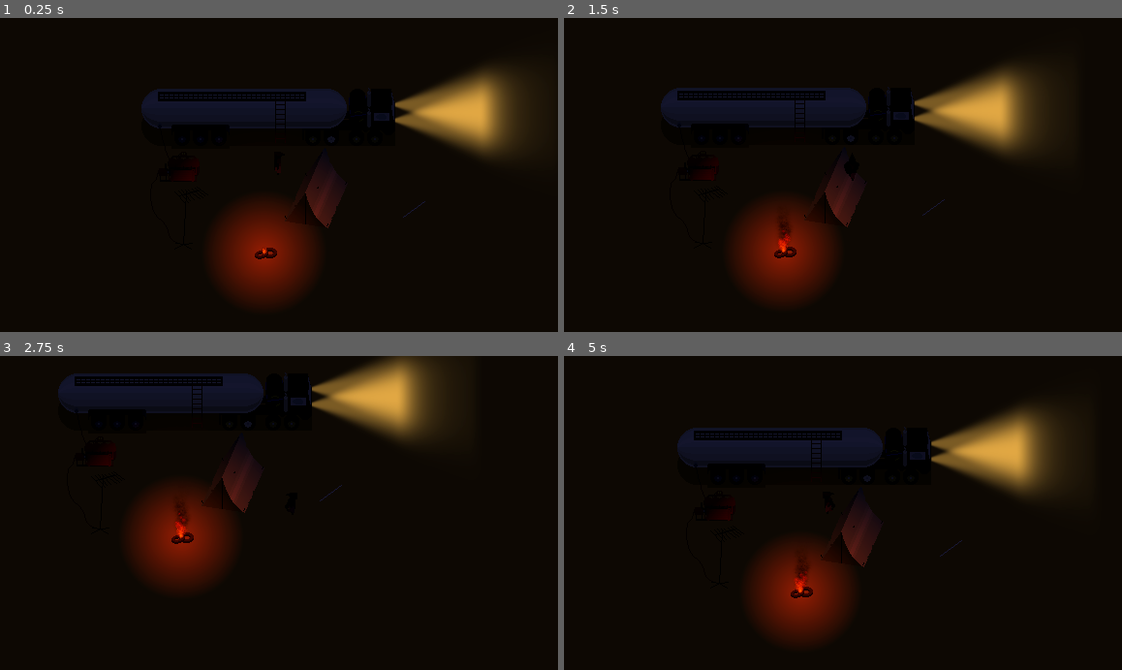
Above: before the commit, frames 1-4 (two rows, left to right).
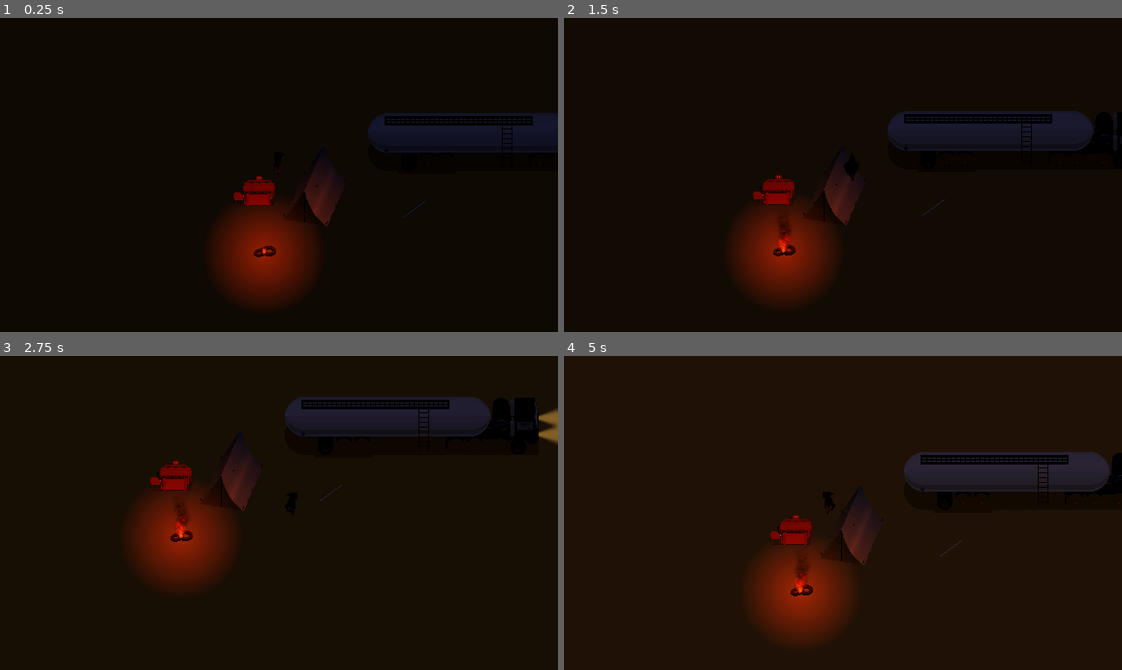
Above: after the commit, the same moments.

Repository: EptesicusDev/ViveLeFeu
Game: Godot game, scene res://level.tscn
Same seed, same stepped clock (60 frames per second), same inputs: the game is played once before the commit and once after it. This scene is started directly instead of the project's main scene.
Inputs (mouse positions are in pixels of both pictures, inside the frame that each line leads up to):
- Up to frame 1 (0.25 s): no input
- Up to frame 2 (1.5 s): tap Enter at 0.5 s; move the mouse to (965, 159) at 0.52 s; hold D (right) 0.53-1.28 s; tap E (action) at 0.6 s; tap H (home) at 0.8, 1.35 s; move the mouse to (731, 190) at 1.27 s; hold S (down) from 1.28 s (still down)
- Up to frame 3 (2.75 s): tap Tab (player_list) at 1.55, 2.1 s; move the mouse to (334, 443) at 2.02 s; release S (down) at 2.03 s; hold D (right) from 2.03 s (still down); tap E (action) at 2.3 s
- Up to frame 4 (5 s): move the mouse to (815, 575) at 2.77 s; release D (right) at 2.78 s; hold W (up) 2.78-3.53 s; tap E (action) at 2.85, 4.55 s; tap H (home) at 3.05, 4.35 s; move the mouse to (1010, 560) at 3.52 s; hold A (left) from 3.53 s (still down); click (1010, 560) at 3.6 s; tap Tab (player_list) at 3.8 s; tap Escape (escape) at 4.15 s; move the mouse to (675, 465) at 4.27 s

The runs differ from the first frame. In frame 1, 10% of the frame differs, in the area x 25-100%, y 15-77%; in frame 2, 10%; in frame 3, 10%; in frame 4, 14%, in the area x 20-100%, y 17-78%.
Error after the commit: Attempt to call function 'add_child' in base 'null instance' on a null instance. (res://scripts/ui/stack/stack.gd:21)

Commit message:
build: action stack and truck door

Diff:
--- a/ambience.tscn
+++ b/ambience.tscn
@@ -43,7 +43,6 @@
 [node name="Ambience" type="CanvasModulate"]
 color = Color(0.133333, 0.141176, 0.258824, 1)
 script = ExtResource("1_glrpl")
-day_night_cycle = false
 
 [node name="AnimationPlayer" type="AnimationPlayer" parent="."]
 libraries = {
--- a/fire.tscn
+++ b/fire.tscn
@@ -95,6 +95,21 @@
 scale_curve = SubResource("CurveTexture_hmcrl")
 color_ramp = SubResource("GradientTexture1D_mp5m7")
 
+[sub_resource type="Animation" id="Animation_djdqb"]
+length = 0.001
+tracks/0/type = "value"
+tracks/0/imported = false
+tracks/0/enabled = true
+tracks/0/path = NodePath("Shadow:texture_scale")
+tracks/0/interp = 1
+tracks/0/loop_wrap = true
+tracks/0/keys = {
+"times": PackedFloat32Array(0),
+"transitions": PackedFloat32Array(1),
+"update": 0,
+"values": [0.5]
+}
+
 [sub_resource type="Animation" id="Animation_6uoea"]
 resource_name = "dance"
 length = 0.5
@@ -112,21 +127,6 @@
 "values": [0.5, 0.52, 0.5, 0.48]
 }
 
-[sub_resource type="Animation" id="Animation_djdqb"]
-length = 0.001
-tracks/0/type = "value"
-tracks/0/imported = false
-tracks/0/enabled = true
-tracks/0/path = NodePath("Shadow:texture_scale")
-tracks/0/interp = 1
-tracks/0/loop_wrap = true
-tracks/0/keys = {
-"times": PackedFloat32Array(0),
-"transitions": PackedFloat32Array(1),
-"update": 0,
-"values": [0.5]
-}
-
 [sub_resource type="AnimationLibrary" id="AnimationLibrary_13nvr"]
 _data = {
 "RESET": SubResource("Animation_djdqb"),
@@ -134,13 +134,16 @@
 }
 
 [node name="Fire" type="Node2D"]
+y_sort_enabled = true
 
 [node name="Light" type="PointLight2D" parent="."]
+y_sort_enabled = true
 color = Color(1, 0.172549, 0, 1)
 energy = 2.5
 texture = ExtResource("1_bjk8b")
 
 [node name="Shadow" type="PointLight2D" parent="."]
+y_sort_enabled = true
 color = Color(1, 0.184314, 0, 1)
 range_item_cull_mask = 2
 shadow_enabled = true
@@ -150,17 +153,20 @@
 texture_scale = 0.5
 
 [node name="Sparks" type="GPUParticles2D" parent="."]
+y_sort_enabled = true
 amount = 5
 process_material = SubResource("ParticleProcessMaterial_ano4r")
 texture = ExtResource("1_urtyh")
 lifetime = 0.6
 
 [node name="Smoke" type="GPUParticles2D" parent="."]
+y_sort_enabled = true
 process_material = SubResource("ParticleProcessMaterial_5yulg")
 texture = ExtResource("2_otsv0")
 lifetime = 1.5
 
 [node name="Fire" type="GPUParticles2D" parent="."]
+y_sort_enabled = true
 amount = 12
 process_material = SubResource("ParticleProcessMaterial_bsm6s")
 texture = ExtResource("1_hg0wl")
--- a/level.tscn
+++ b/level.tscn
@@ -1,54 +1,59 @@
-[gd_scene load_steps=9 format=3 uid="uid://efwjm4hfeqf2"]
+[gd_scene load_steps=10 format=3 uid="uid://efwjm4hfeqf2"]
 
 [ext_resource type="Script" path="res://scripts/level/level.gd" id="1_p4gvl"]
-[ext_resource type="PackedScene" uid="uid://binm00k088c8f" path="res://headlight.tscn" id="2_612m7"]
 [ext_resource type="Texture2D" uid="uid://dsjsxrjqvfc60" path="res://assets/world/test_area/ground.png" id="3_7ecrc"]
 [ext_resource type="PackedScene" uid="uid://c78mrrt0vvi1u" path="res://staff_item.tscn" id="3_ij2m7"]
 [ext_resource type="PackedScene" uid="uid://c4vvo6w46p806" path="res://fire.tscn" id="3_uy6cc"]
-[ext_resource type="Texture2D" uid="uid://bwohi3w8hnuht" path="res://assets/world/test_area/area_test2.png" id="4_g4ree"]
 [ext_resource type="PackedScene" uid="uid://ci57kqcnucp40" path="res://world_environment.tscn" id="5_e0u3r"]
+[ext_resource type="Texture2D" uid="uid://bx47vkiowttlp" path="res://assets/world/test_area/area_test3.png" id="5_fi55n"]
 [ext_resource type="PackedScene" uid="uid://j3l56vj0qgmo" path="res://ambience.tscn" id="6_w0b6h"]
+[ext_resource type="PackedScene" uid="uid://bficv2vb04vbc" path="res://truck.tscn" id="8_wygwl"]
+
+[sub_resource type="OccluderPolygon2D" id="OccluderPolygon2D_sigc5"]
+polygon = PackedVector2Array(-36, 66, 2, 66, 2, 60, 3, 60, 5, 57, 5, 52, -38, 52, -38, 60, -36, 60)
 
 [node name="World" type="Node"]
 script = ExtResource("1_p4gvl")
 
-[node name="Players" type="Node2D" parent="."]
+[node name="YSort" type="Node2D" parent="."]
 y_sort_enabled = true
+
+[node name="Players" type="Node2D" parent="YSort"]
+y_sort_enabled = true
+
+[node name="Truck" parent="YSort" instance=ExtResource("8_wygwl")]
+position = Vector2(231, 1)
 
 [node name="Collisions" type="StaticBody2D" parent="."]
 collision_mask = 0
 
-[node name="CollisionPolygon2D" type="CollisionPolygon2D" parent="Collisions"]
-polygon = PackedVector2Array(-116, 4, -134, -10, -134, -40, -116, -55, 128, -55, 128, 4, 10, 4, 18, -42, 36, -42, 36, -52, -117, -52, -117, -42, 1, -42, 9, 4, -43, 4, -43, 7, -103, 7, -103.062, 4)
-
 [node name="Lights" type="Node2D" parent="."]
 y_sort_enabled = true
-
-[node name="Headlight" parent="Lights" instance=ExtResource("2_612m7")]
-position = Vector2(128, -21)
-
-[node name="Headlight2" parent="Lights" instance=ExtResource("2_612m7")]
-position = Vector2(128, -37)
 
 [node name="Fire" parent="Lights" instance=ExtResource("3_uy6cc")]
 position = Vector2(-7, 114)
 
+[node name="Occluders" type="Node2D" parent="."]
+
+[node name="LightOccluder2D" type="LightOccluder2D" parent="Occluders"]
+occluder = SubResource("OccluderPolygon2D_sigc5")
+
 [node name="Ground" type="Sprite2D" parent="."]
 light_mask = 2
-z_index = -1
+z_index = -2
 z_as_relative = false
 scale = Vector2(3, 3)
 texture = ExtResource("3_7ecrc")
 
 [node name="Env" type="Sprite2D" parent="."]
 z_index = -1
-position = Vector2(-3, -24)
-texture = ExtResource("4_g4ree")
+position = Vector2(20, 1)
+texture = ExtResource("5_fi55n")
 offset = Vector2(0, 61)
 
 [node name="MultiplayerSpawner" type="MultiplayerSpawner" parent="."]
 _spawnable_scenes = PackedStringArray("res://player.tscn")
-spawn_path = NodePath("../Players")
+spawn_path = NodePath("../YSort/Players")
 spawn_limit = 4
 
 [node name="StaffItem" parent="." instance=ExtResource("3_ij2m7")]
--- a/multiplayer.tscn
+++ b/multiplayer.tscn
@@ -39,6 +39,8 @@
 [node name="Name" type="LineEdit" parent="UI/Net"]
 layout_mode = 2
 placeholder_text = "Name"
+max_length = 16
+caret_blink = true
 
 [node name="HBoxContainer" type="HBoxContainer" parent="UI/Net"]
 layout_mode = 2
@@ -71,9 +73,9 @@
 text = "Quit"
 
 [node name="CanvasLayer" type="CanvasLayer" parent="UI"]
+
+[node name="DarkFilter" type="ColorRect" parent="UI/CanvasLayer"]
 visible = false
-
-[node name="ColorRect" type="ColorRect" parent="UI/CanvasLayer"]
 anchors_preset = 15
 anchor_right = 1.0
 anchor_bottom = 1.0
@@ -123,6 +125,14 @@
 grow_vertical = 2
 alignment = 1
 
+[node name="Stack" type="VBoxContainer" parent="UI/CanvasLayer"]
+anchors_preset = 2
+anchor_top = 1.0
+anchor_bottom = 1.0
+offset_top = -3.0
+offset_right = 40.0
+grow_vertical = 0
+
 [connection signal="pressed" from="UI/Net/HBoxContainer/Host" to="." method="_on_host_pressed"]
 [connection signal="pressed" from="UI/Net/HBoxContainer/VBoxContainer/Connect" to="." method="_on_connect_pressed"]
 [connection signal="pressed" from="UI/Net/Quit2" to="." method="_on_quit_2_pressed"]
--- a/player.tscn
+++ b/player.tscn
@@ -380,8 +380,8 @@
 polygon = PackedVector2Array(-2, 2, 2, 2, 3, 0, 2, -2, -2, -2, -3, 0)
 
 [node name="Player" type="CharacterBody2D"]
-z_index = 2
 y_sort_enabled = true
+collision_layer = 3
 script = ExtResource("1_516kg")
 
 [node name="CollisionShape2D" type="CollisionShape2D" parent="."]
--- a/project.godot
+++ b/project.godot
@@ -17,6 +17,7 @@
 [autoload]
 
 PlayersManager="*res://scripts/multiplayer/players_manager.gd"
+Stack="*res://scripts/ui/stack/stack.gd"
 
 [display]
 
@@ -71,6 +72,11 @@
 "events": [Object(InputEventKey,"resource_local_to_scene":false,"resource_name":"","device":-1,"window_id":0,"alt_press …(182 unchanged characters)…
 ]
 }
+cancel={
+"deadzone": 0.5,
+"events": [Object(InputEventKey,"resource_local_to_scene":false,"resource_name":"","device":-1,"window_id":0,"alt_pressed":false,"shift_pressed":false,"ctrl_pressed":false,"meta_pressed":false,"pressed":false,"keycode":0,"physical_keycode":81,"key_label":0,"unicode":97,"echo":false,"script":null)
+]
+}
 
 [layer_names]
 
--- a/scripts/level/level.gd
+++ b/scripts/level/level.gd
@@ -33,10 +33,10 @@
 	var pos := Vector2.from_angle(randf() * 2 * PI)
 	character.position = Vector2(pos.x * SPAWN_RANDOM * randf(), 30 + pos.y * SPAWN_RANDOM * randf())
 	character.name = str(id)
-	$Players.add_child(character, true)
+	$YSort/Players.add_child(character, true)
 
 
 func del_player(id: int):
-	if not $Players.has_node(str(id)):
+	if not $YSort/Players.has_node(str(id)):
 		return
-	$Players.get_node(str(id)).queue_free()
+	$YSort/Players.get_node(str(id)).queue_free()
--- a/scripts/multiplayer/multiplayer.gd
+++ b/scripts/multiplayer/multiplayer.gd
@@ -3,6 +3,7 @@
 const PORT = 4433
 
 func _ready():
+	$UI/Net/Name.grab_focus()
 	multiplayer.connected_to_server.connect(connected_to_server)
 	multiplayer.peer_disconnected.connect(peer_disconnected_func)
 	# Start paused
@@ -20,17 +21,17 @@
 	if(event.is_action("escape") and Input.is_action_just_pressed("escape")):
 		if($UI/CanvasLayer/Pause.visible == false):
 			$UI/CanvasLayer/Pause.visible = true
-			$UI/CanvasLayer.visible = true
+			$UI/CanvasLayer/DarkFilter.visible = true
 		else:
 			$UI/CanvasLayer/Pause.visible = false
-			$UI/CanvasLayer.visible = false
+			$UI/CanvasLayer/DarkFilter.visible = false
 	if(event.is_action("player_list") and Input.is_action_just_pressed("player_list")):
 		# TODO update players ping
 		$UI/CanvasLayer/PlayerList.visible = true
-		$UI/CanvasLayer.visible = true
+		$UI/CanvasLayer/DarkFilter.visible = true
 	if(event.is_action("player_list") and Input.is_action_just_released("player_list")):
 		$UI/CanvasLayer/PlayerList.visible = false
-		$UI/CanvasLayer.visible = false
+		$UI/CanvasLayer/DarkFilter.visible = false
 	# Only host can trigger what is bellow this
 	if(not multiplayer.is_server()):
 		return
@@ -121,7 +122,7 @@
 
 func _on_resume_pressed():
 	$UI/CanvasLayer/Pause.visible = false
-	$UI/CanvasLayer.visible = false
+	$UI/CanvasLayer/DarkFilter.visible = false
 
 
 func _on_back_pressed():
--- a/scripts/player/player.gd
+++ b/scripts/player/player.gd
@@ -101,8 +101,16 @@
 func _on_collision_scanner_body_entered(body):
 	if(body is Staff):
 		nearest_staff = body
+		Stack.row = {
+			"id" = str(body.get_instance_id()),
+			"text" = "Pick staff",
+		}
 
 
 func _on_collision_scanner_body_exited(body):
 	if(body == nearest_staff):
 		nearest_staff = null
+		Stack.row = {
+			"id" = str(body.get_instance_id()),
+			"text" = "",
+		}
--- /dev/null
+++ b/scripts/truc/truck.gd
@@ -0,0 +1,32 @@
+extends CharacterBody2D
+class_name Vehicule
+
+
+@onready var driver_seat_position = $DriverSeat.position
+
+var wheels: Array = []
+var speed: float = 0
+
+
+func _ready() -> void:
+	for wheel in $Wheels.get_children():
+		wheels.append(wheel)
+	wheels.sort_custom(func (a: Wheel, b: Wheel): return a.position.x < b.position.x)
+
+
+func _on_door_body_entered(body):
+	if body is Player:
+		$Door/AnimatedSprite2D.play("open")
+		Stack.row = {
+			"id" = str(body.get_instance_id()),
+			"text" = "Get in",
+		}
+
+
+func _on_door_body_exited(body):
+	if body is Player:
+		$Door/AnimatedSprite2D.play_backwards("open")
+		Stack.row = {
+			"id" = str(body.get_instance_id()),
+			"text" = "",
+		}
--- /dev/null
+++ b/scripts/ui/stack/stack.gd
@@ -0,0 +1,25 @@
+extends Node
+
+
+@onready var container = get_tree().root.get_node("Multiplayer/UI/CanvasLayer/Stack")
+
+var row = {
+	"id" = "",
+	"text" = "",
+	}:
+	set(value):
+		if(value.text == ""):
+			remove_row(value.id)
+		else:
+			add_row(value)
+
+
+func add_row(value) -> void:
+	var label = Label.new()
+	label.text = value.text
+	label.name = value.id
+	container.add_child(label)
+
+
+func remove_row(id: String) -> void:
+	container.get_node(id).queue_free()
--- /dev/null
+++ b/scripts/wheel/wheel.gd
@@ -0,0 +1,29 @@
+extends Sprite2D
+class_name Wheel
+
+
+@export var parent_vehicule: Vehicule
+@export var maximum_wheel_bump_time: float = 1
+
+var frame_amount: int
+
+
+func _ready() -> void:
+	var rand = RandomNumberGenerator.new()
+	frame_amount = hframes * vframes - 1 # frames start with an index of 0 therefore the '-1'
+	frame = rand.randi_range(0, frame_amount)
+
+
+func _process(_delta: float) -> void:
+	if(parent_vehicule.speed > 0): # Truck is rolling
+		next_frame()
+
+
+func hit_bump() -> void:
+	offset.y -= 1
+	await get_tree().create_timer(clampf(maximum_wheel_bump_time - parent_vehicule.speed, 0, maximum_wheel_bump_time)).timeout
+	offset.y += 1
+
+
+func next_frame() -> void:
+	frame = (frame + 1) % frame_amount
--- a/sphere.tscn
+++ /dev/null
@@ -1,37 +0,0 @@
-[gd_scene load_steps=5 format=3 uid="uid://c6br8h3si2ypg"]
-
-[sub_resource type="PhysicsMaterial" id="PhysicsMaterial_mp5c4"]
-friction = 0.0
-bounce = 1.0
-
-[sub_resource type="SphereMesh" id="SphereMesh_deuj3"]
-
-[sub_resource type="SphereShape3D" id="SphereShape3D_h6jr2"]
-
-[sub_resource type="SceneReplicationConfig" id="SceneReplicationConfig_q1o6k"]
-properties/0/path = NodePath(".:linear_velocity")
-properties/0/spawn = true
-properties/0/replication_mode = 1
-properties/1/path = NodePath(".:angular_velocity")
-properties/1/spawn = true
-properties/1/replication_mode = 1
-properties/2/path = NodePath(".:position")
-properties/2/spawn = true
-properties/2/replication_mode = 1
-properties/3/path = NodePath(".:rotation")
-properties/3/spawn = true
-properties/3/replication_mode = 1
-
-[node name="Sphere" type="RigidBody3D"]
-transform = Transform3D(1, 0, 0, 0, 1, 0, 0, 0, 1, 0, 2.42886, 0)
-physics_material_override = SubResource("PhysicsMaterial_mp5c4")
-
-[node name="MeshInstance3D" type="MeshInstance3D" parent="."]
-mesh = SubResource("SphereMesh_deuj3")
-skeleton = NodePath("../CollisionShape3D")
-
-[node name="CollisionShape3D" type="CollisionShape3D" parent="."]
-shape = SubResource("SphereShape3D_h6jr2")
-
-[node name="MultiplayerSynchronizer" type="MultiplayerSynchronizer" parent="."]
-replication_config = SubResource("SceneReplicationConfig_q1o6k")
--- a/staff_item.tscn
+++ b/staff_item.tscn
@@ -7,6 +7,8 @@
 size = Vector2(2.77925, 28.5802)
 
 [node name="StaffItem" type="StaticBody2D"]
+z_index = -1
+z_as_relative = false
 position = Vector2(149, 69)
 rotation = 4.71239
 collision_layer = 2
@@ -19,5 +21,4 @@
 shape = SubResource("RectangleShape2D_kx2vo")
 
 [node name="Sprite2D" type="Sprite2D" parent="."]
-z_as_relative = false
 texture = ExtResource("2_5wsfs")
--- /dev/null
+++ b/truck.tscn
@@ -0,0 +1,105 @@
+[gd_scene load_steps=14 format=3 uid="uid://bficv2vb04vbc"]
+
+[ext_resource type="PackedScene" uid="uid://binm00k088c8f" path="res://headlight.tscn" id="1_eicwj"]
+[ext_resource type="Script" path="res://scripts/truc/truck.gd" id="1_jvwuj"]
+[ext_resource type="Texture2D" uid="uid://c3grvddad6sx3" path="res://assets/truck/truck_shadow.png" id="2_j61mo"]
+[ext_resource type="PackedScene" uid="uid://cgq3g3rcjdkui" path="res://wheel.tscn" id="3_tpian"]
+[ext_resource type="Texture2D" uid="uid://ck1qomiih57cn" path="res://assets/truck/truck.png" id="4_h0dey"]
+[ext_resource type="Texture2D" uid="uid://bfx5tlc3o6tfx" path="res://assets/truck/truck_door.png" id="6_nm1s6"]
+
+[sub_resource type="RectangleShape2D" id="RectangleShape2D_x323p"]
+size = Vector2(262, 38)
+
+[sub_resource type="CircleShape2D" id="CircleShape2D_ebtjw"]
+radius = 12.0416
+
+[sub_resource type="AtlasTexture" id="AtlasTexture_io0xl"]
+atlas = ExtResource("6_nm1s6")
+region = Rect2(0, 0, 262, 63)
+
+[sub_resource type="AtlasTexture" id="AtlasTexture_lmff1"]
+atlas = ExtResource("6_nm1s6")
+region = Rect2(262, 0, 262, 63)
+
+[sub_resource type="AtlasTexture" id="AtlasTexture_rb1l5"]
+atlas = ExtResource("6_nm1s6")
+region = Rect2(0, 63, 262, 63)
+
+[sub_resource type="AtlasTexture" id="AtlasTexture_3olmt"]
+atlas = ExtResource("6_nm1s6")
+region = Rect2(262, 63, 262, 63)
+
+[sub_resource type="SpriteFrames" id="SpriteFrames_ulh8x"]
+animations = [{
+"frames": [{
+"duration": 1.0,
+"texture": SubResource("AtlasTexture_io0xl")
+}, {
+"duration": 1.0,
+"texture": SubResource("AtlasTexture_lmff1")
+}, {
+"duration": 1.0,
+"texture": SubResource("AtlasTexture_rb1l5")
+}, {
+"duration": 1.0,
+"texture": SubResource("AtlasTexture_3olmt")
+}],
+"loop": false,
+"name": &"open",
+"speed": 18.0
+}]
+
+[node name="Truck" type="CharacterBody2D"]
+y_sort_enabled = true
+script = ExtResource("1_jvwuj")
+
+[node name="Shadow" type="Sprite2D" parent="."]
+z_index = -1
+z_as_relative = false
+texture = ExtResource("2_j61mo")
+
+[node name="CollisionPolygon2D" type="CollisionShape2D" parent="."]
+position = Vector2(0, 8)
+shape = SubResource("RectangleShape2D_x323p")
+
+[node name="Lights" type="Node2D" parent="."]
+
+[node name="Headlight" parent="Lights" instance=ExtResource("1_eicwj")]
+position = Vector2(131, 9)
+
+[node name="Headlight2" parent="Lights" instance=ExtResource("1_eicwj")]
+position = Vector2(131, -8)
+
+[node name="Body" type="Sprite2D" parent="."]
+z_as_relative = false
+texture = ExtResource("4_h0dey")
+
+[node name="Wheels" type="Node2D" parent="."]
+
+[node name="Wheel" parent="Wheels" node_paths=PackedStringArray("parent_vehicule") instance=ExtResource("3_tpian")]
+position = Vector2(110, 20)
+parent_vehicule = NodePath("../..")
+
+[node name="Wheel2" parent="Wheels" node_paths=PackedStringArray("parent_vehicule") instance=ExtResource("3_tpian")]
+position = Vector2(-89, 20)
+parent_vehicule = NodePath("../..")
+
+[node name="Door" type="Area2D" parent="."]
+collision_layer = 2
+collision_mask = 2
+
+[node name="CollisionShape2D" type="CollisionShape2D" parent="Door"]
+position = Vector2(118, 27)
+shape = SubResource("CircleShape2D_ebtjw")
+
+[node name="AnimatedSprite2D" type="AnimatedSprite2D" parent="Door"]
+z_index = 1
+z_as_relative = false
+sprite_frames = SubResource("SpriteFrames_ulh8x")
+animation = &"open"
+
+[node name="DriverSeat" type="Node2D" parent="."]
+position = Vector2(116, -19)
+
+[connection signal="body_entered" from="Door" to="." method="_on_door_body_entered"]
+[connection signal="body_exited" from="Door" to="." method="_on_door_body_exited"]
--- /dev/null
+++ b/wheel.tscn
@@ -0,0 +1,11 @@
+[gd_scene load_steps=3 format=3 uid="uid://cgq3g3rcjdkui"]
+
+[ext_resource type="Texture2D" uid="uid://dsbxao3njth67" path="res://assets/wheel/wheel.png" id="1_byupi"]
+[ext_resource type="Script" path="res://scripts/wheel/wheel.gd" id="2_2qwl4"]
+
+[node name="Wheel" type="Sprite2D"]
+texture = ExtResource("1_byupi")
+hframes = 5
+vframes = 3
+frame = 4
+script = ExtResource("2_2qwl4")
Binary file added: assets/truck/truck.png
Not shown, added: assets/truck/truck.png.import
Binary file added: assets/truck/truck_door.png
Not shown, added: assets/truck/truck_door.png.import
Binary file added: assets/truck/truck_shadow.png
Not shown, added: assets/truck/truck_shadow.png.import
Binary file added: assets/wheel/wheel.png
Not shown, added: assets/wheel/wheel.png.import
Binary file removed: assets/world/test_area/area_test2.png
Not shown, removed: assets/world/test_area/area_test2.png.import
Binary file added: assets/world/test_area/area_test3.png
Not shown, added: assets/world/test_area/area_test3.png.import
(and 3 more such lines)
